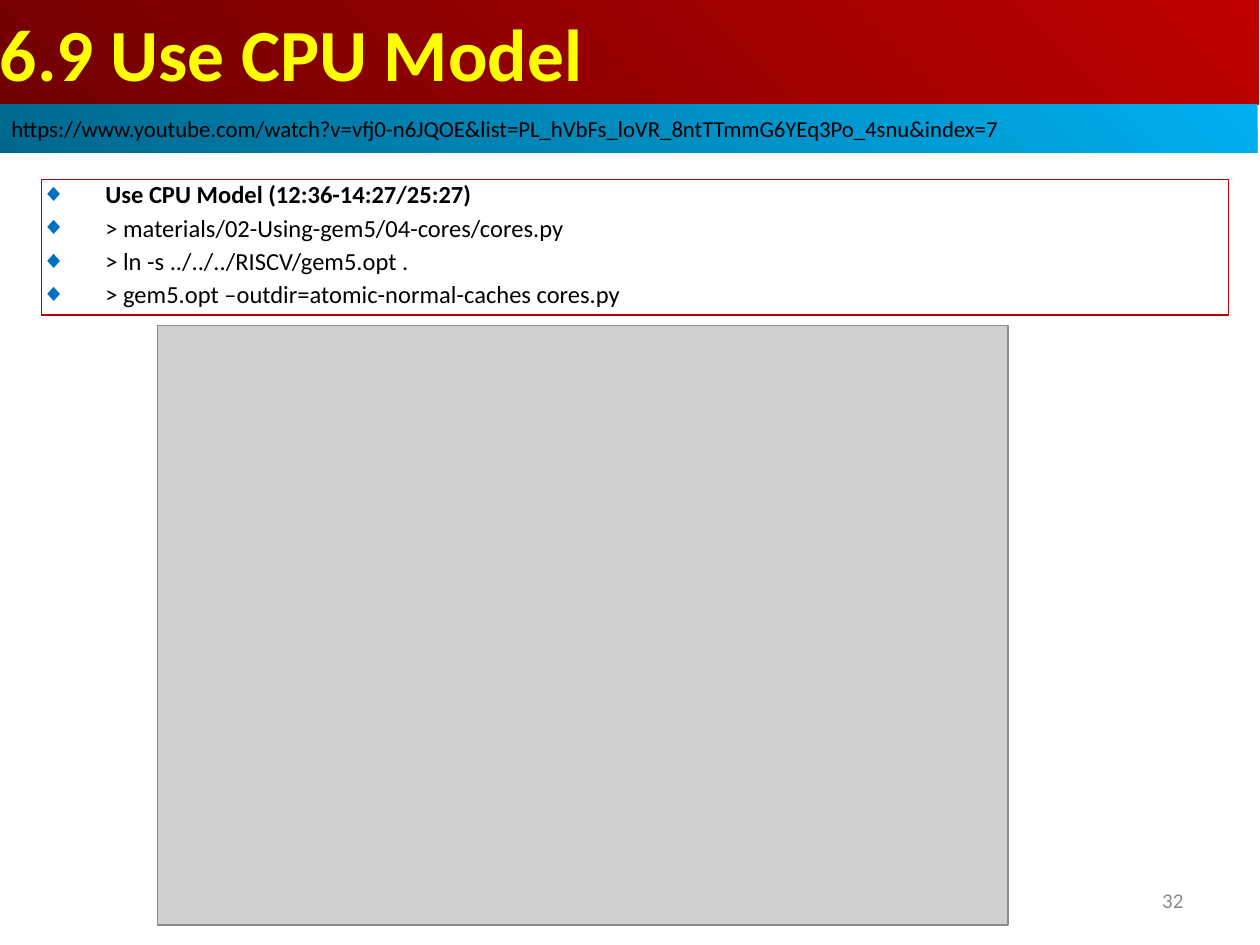
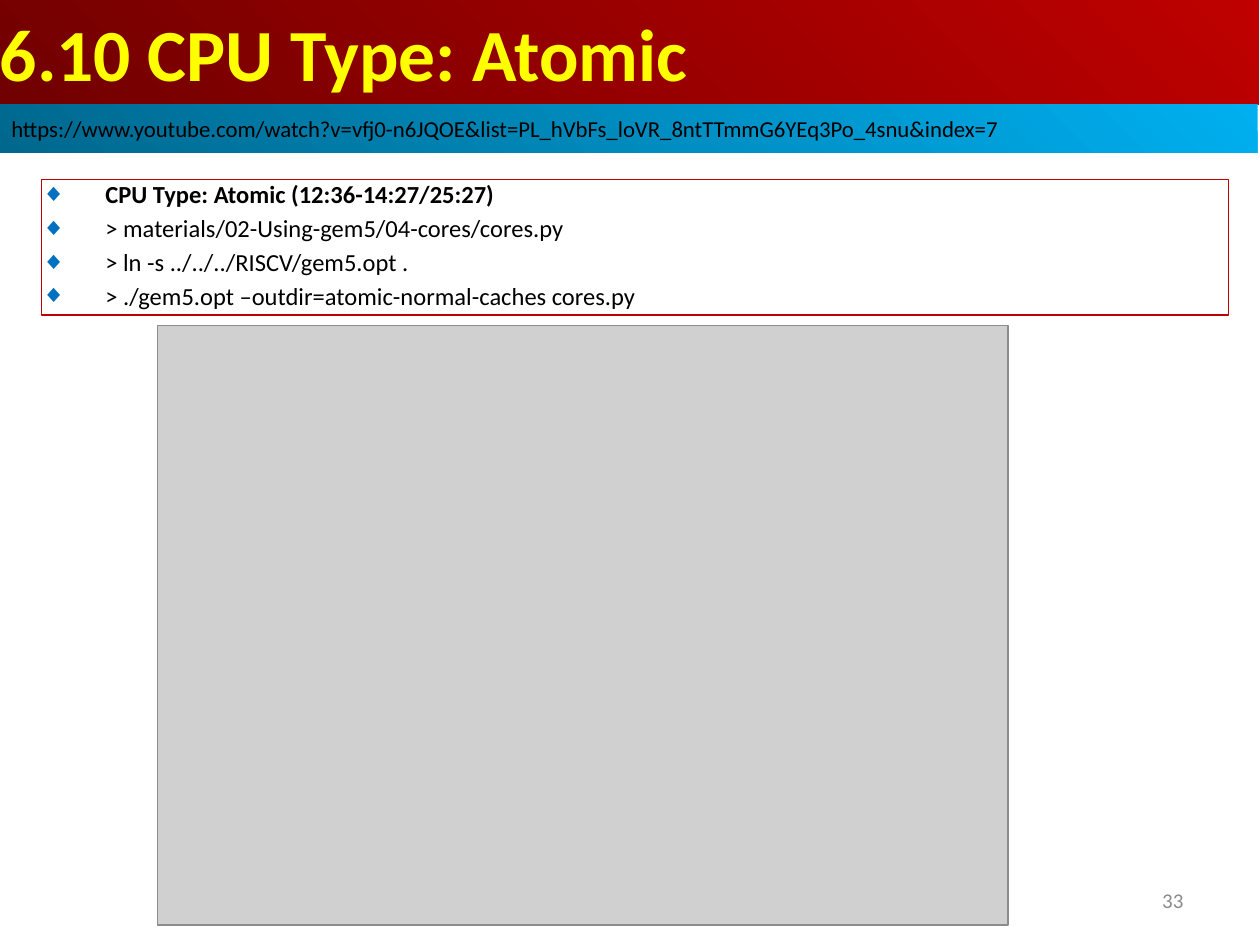
Before and after one commit to peterhchen/AIU_CS850_Gem5_McPAT, a slide deck: slide 33 of 050_Gem5/007.CPUModel/000_Video/007.CPUModel.ppt (slide 32 before the commit). Drawn at 1260x945 pixels with LibreOffice and Linux fonts; fonts in the diff are those of the drawing; grey boxes stand for pictures. Boxes give left, top, right and bottom in pixels: in the first picture for what was removed or moved away, otherwise in the second. Text is boxed around its words. In the diff, an @@ line names an element or a change of style, - is before the commit and + after.

```diff
--- a/050_Gem5/007.CPUModel/000_Video/007.CPUModel.ppt
+++ b/050_Gem5/007.CPUModel/000_Video/007.CPUModel.ppt
@@ text in rectangle at <box>0,29,687,93</box>: text changed @@
-6.9 Use CPU Model
+6.10 CPU Type: Atomic
@@ text in rectangle at <box>105,185,494,207</box>: text changed @@
-◆ Use CPU Model (12:36-14:27/25:27)
+◆ CPU Type: Atomic (12:36-14:27/25:27)
@@ text in rectangle at <box>123,288,635,310</box>: text changed @@
-◆ > gem5.opt –outdir=atomic-normal-caches cores.py
+◆ > ./gem5.opt –outdir=atomic-normal-caches cores.py
@@ page number at <box>1162,894,1183,908</box>: text changed @@
-32
+33
```
Also in this commit, not shown: 3 other slides changed, 32 slides added.
